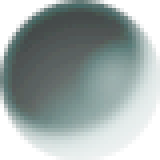
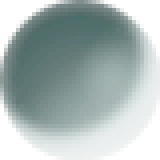
Revision of a layered 160px x 160px image; what changed, layer by layer:
pixels changed over bbox(0, 0, 160, 160) (layer not identified)
